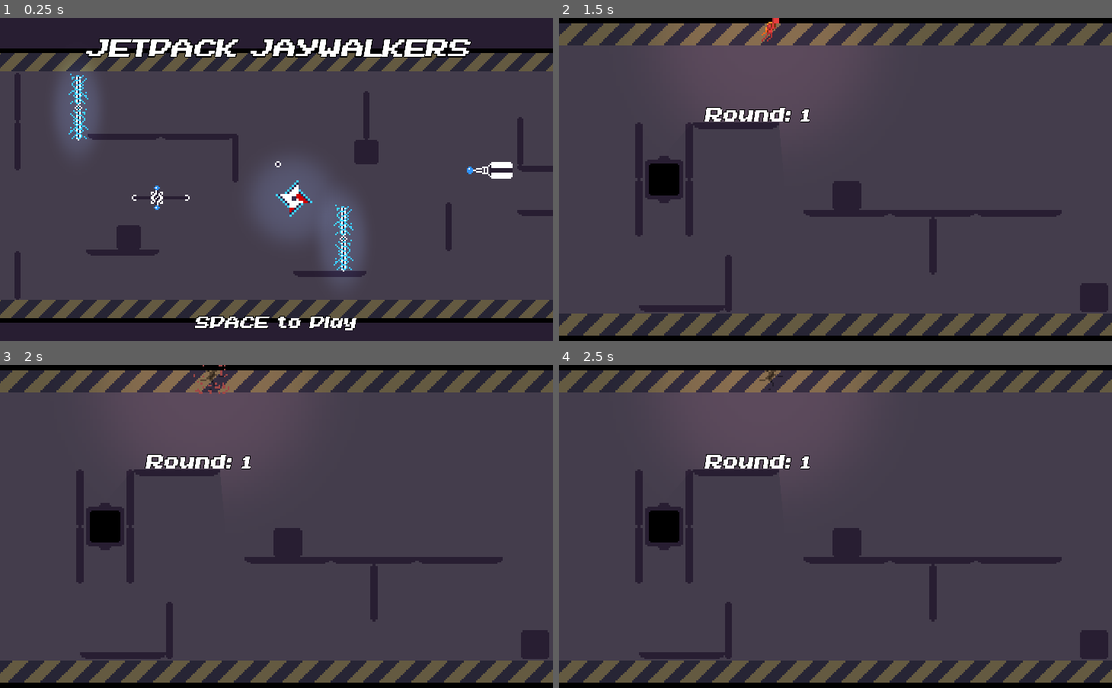
Above: before the commit, frames 1-4 (two rows, left to right).
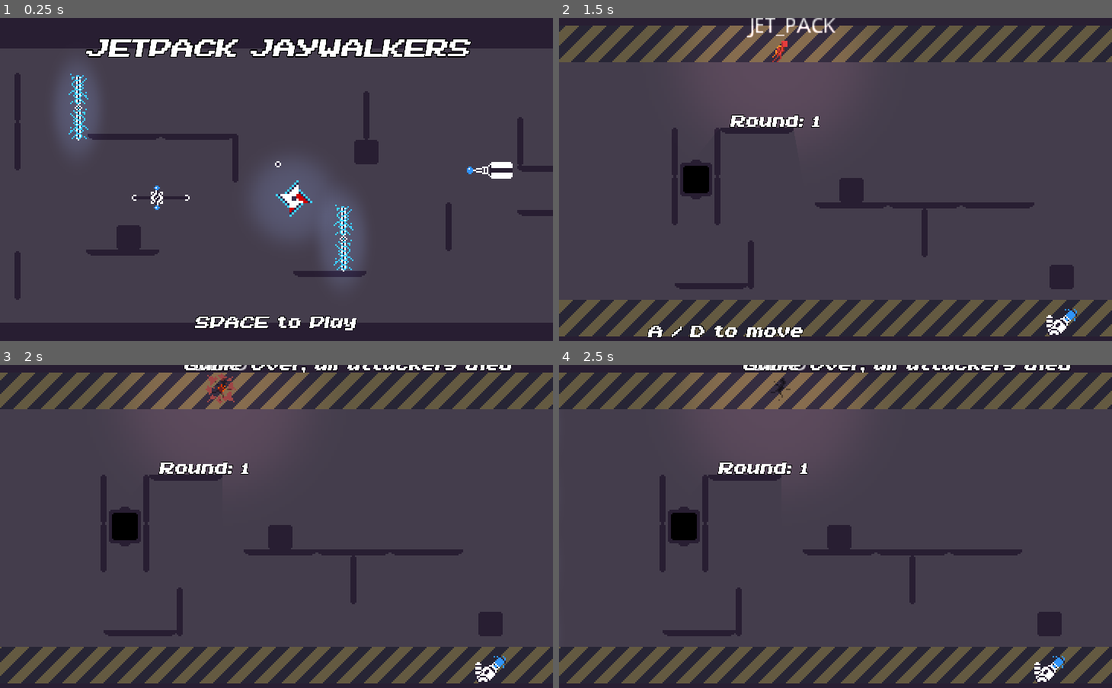
Above: after the commit, the same moments.

Repository: Wes-Ray/Jetpack-Jaywalker
Game: Godot game, scene res://menu.tscn
Two runs of this game, one before a commit and one after it. Both use one fixed random seed, a clock stepped at 60 frames per second and the inputs below.
Inputs (mouse positions are in pixels of both pictures, inside the frame that each line leads up to):
- Up to frame 1 (0.25 s): no input
- Up to frame 2 (1.5 s): tap Enter (ui_accept) at 0.5, 0.77 s; move the mouse to (957, 163) at 0.52 s; hold D (move_right) from 0.53 s (still down); click (957, 163) at 0.6 s; move the mouse to (724, 195) at 1.27 s; click (724, 195) at 1.35 s
- Up to frame 3 (2 s): keep holding D (move_right); tap Enter (ui_accept) at 1.52 s
- Up to frame 4 (2.5 s): move the mouse to (890, 455) at 2.02 s; release D (move_right) at 2.03 s; hold A (move_left) from 2.03 s (still down); click (890, 455) at 2.1 s

The runs differ from the first frame. In frame 1, 12% of the frame differs, in the area x 0-100%, y 9-95%; in frame 2, 27%, in the area x 0-100%, y 0-100%; in frame 3, 26%; in frame 4, 26%.

Commit message:
cannon sprite, animations, and chase wall

Diff:
--- /dev/null
+++ b/Cannon/Cannon.tscn
@@ -0,0 +1,138 @@
+[gd_scene load_steps=9 format=2]
+
+[ext_resource path="res://Cannon/cannon.png" type="Texture" id=1]
+[ext_resource path="res://Cannon/cannonball.png" type="Texture" id=2]
+[ext_resource path="res://Cannon/laser.png" type="Texture" id=3]
+
+[sub_resource type="CircleShape2D" id=1]
+radius = 3.0
+
+[sub_resource type="Animation" id=3]
+length = 0.001
+tracks/0/type = "value"
+tracks/0/path = NodePath("cannonball:position")
+tracks/0/interp = 1
+tracks/0/loop_wrap = true
+tracks/0/imported = false
+tracks/0/enabled = true
+tracks/0/keys = {
+"times": PoolRealArray( 0 ),
+"transitions": PoolRealArray( 1 ),
+"update": 0,
+"values": [ Vector2( 11, -14 ) ]
+}
+
+[sub_resource type="Animation" id=2]
+resource_name = "idle"
+tracks/0/type = "value"
+tracks/0/path = NodePath("cannonball:visible")
+tracks/0/interp = 1
+tracks/0/loop_wrap = true
+tracks/0/imported = false
+tracks/0/enabled = true
+tracks/0/keys = {
+"times": PoolRealArray(  ),
+"transitions": PoolRealArray(  ),
+"update": 1,
+"values": [  ]
+}
+tracks/1/type = "value"
+tracks/1/path = NodePath("laser:self_modulate")
+tracks/1/interp = 1
+tracks/1/loop_wrap = true
+tracks/1/imported = false
+tracks/1/enabled = true
+tracks/1/keys = {
+"times": PoolRealArray( 0.1 ),
+"transitions": PoolRealArray( 1 ),
+"update": 0,
+"values": [ Color( 1, 1, 1, 0 ) ]
+}
+tracks/2/type = "value"
+tracks/2/path = NodePath("cannonball:position")
+tracks/2/interp = 1
+tracks/2/loop_wrap = true
+tracks/2/imported = false
+tracks/2/enabled = true
+tracks/2/keys = {
+"times": PoolRealArray( 0 ),
+"transitions": PoolRealArray( 1 ),
+"update": 0,
+"values": [ Vector2( 7, -10 ) ]
+}
+
+[sub_resource type="Animation" id=4]
+resource_name = "project"
+length = 1.5
+tracks/0/type = "value"
+tracks/0/path = NodePath("laser:self_modulate")
+tracks/0/interp = 1
+tracks/0/loop_wrap = true
+tracks/0/imported = false
+tracks/0/enabled = true
+tracks/0/keys = {
+"times": PoolRealArray( 0, 1, 1.5 ),
+"transitions": PoolRealArray( 1, 1, 1 ),
+"update": 0,
+"values": [ Color( 1, 1, 1, 0.156863 ), Color( 1, 1, 1, 0.156863 ), Color( 1, 1, 1, 1 ) ]
+}
+
+[sub_resource type="Animation" id=5]
+resource_name = "shoot"
+length = 2.0
+tracks/0/type = "value"
+tracks/0/path = NodePath("cannonball:position")
+tracks/0/interp = 1
+tracks/0/loop_wrap = true
+tracks/0/imported = false
+tracks/0/enabled = true
+tracks/0/keys = {
+"times": PoolRealArray( 0, 2 ),
+"transitions": PoolRealArray( 1, 1 ),
+"update": 0,
+"values": [ Vector2( 16, -19 ), Vector2( 360, -363 ) ]
+}
+tracks/1/type = "value"
+tracks/1/path = NodePath("laser:self_modulate")
+tracks/1/interp = 1
+tracks/1/loop_wrap = true
+tracks/1/imported = false
+tracks/1/enabled = true
+tracks/1/keys = {
+"times": PoolRealArray( 0 ),
+"transitions": PoolRealArray( 1 ),
+"update": 0,
+"values": [ Color( 1, 1, 1, 0 ) ]
+}
+
+[node name="cannon" type="Node2D"]
+
+[node name="laser" type="Sprite" parent="."]
+self_modulate = Color( 1, 1, 1, 0 )
+position = Vector2( 12, -16 )
+rotation = -2.35619
+texture = ExtResource( 3 )
+centered = false
+offset = Vector2( -1.75, 0 )
+region_enabled = true
+region_rect = Rect2( 0, 0, 2, 600 )
+
+[node name="Sprite" type="Sprite" parent="."]
+position = Vector2( -6, -19 )
+texture = ExtResource( 1 )
+centered = false
+
+[node name="cannonball" type="Sprite" parent="."]
+position = Vector2( 11, -14 )
+texture = ExtResource( 2 )
+
+[node name="Area2D" type="Area2D" parent="cannonball"]
+
+[node name="CollisionShape2D" type="CollisionShape2D" parent="cannonball/Area2D"]
+shape = SubResource( 1 )
+
+[node name="AnimationPlayer" type="AnimationPlayer" parent="."]
+anims/RESET = SubResource( 3 )
+anims/idle = SubResource( 2 )
+anims/project = SubResource( 4 )
+anims/shoot = SubResource( 5 )
--- a/Laser/Laser.tscn
+++ b/Laser/Laser.tscn
@@ -3,7 +3,7 @@
 [ext_resource path="res://Laser/laser_gun.png" type="Texture" id=1]
 [ext_resource path="res://Laser/track.png" type="Texture" id=2]
 [ext_resource path="res://World/beam_light.png" type="Texture" id=3]
-[ext_resource path="res://Laser/laser_fire.png" type="Texture" id=4]
+[ext_resource path="res://Cannon/laser.png" type="Texture" id=4]
 [ext_resource path="res://Laser/Laser.gd" type="Script" id=5]
 [ext_resource path="res://Laser/laser.ogg" type="AudioStream" id=6]
 
--- a/Level.tscn
+++ b/Level.tscn
@@ -7,7 +7,7 @@
 [ext_resource path="res://World/wallpaper.png" type="Texture" id=5]
 [ext_resource path="res://Defense/Defense.tscn" type="PackedScene" id=6]
 [ext_resource path="res://World/flag.png" type="Texture" id=7]
-[ext_resource path="res://World/KillBoundary.tscn" type="PackedScene" id=8]
+[ext_resource path="res://World/Deathzone.tscn" type="PackedScene" id=8]
 [ext_resource path="res://World/Box.tscn" type="PackedScene" id=9]
 [ext_resource path="res://World/hatch.png" type="Texture" id=10]
 [ext_resource path="res://World/Wall.tscn" type="PackedScene" id=11]
--- a/Player/Player.tscn
+++ b/Player/Player.tscn
@@ -33,7 +33,6 @@
 
 [node name="Camera2D" type="Camera2D" parent="."]
 current = true
-zoom = Vector2( 0.85, 0.85 )
 drag_margin_v_enabled = true
 offset_h = 1.0
 drag_margin_top = 1.0
--- /dev/null
+++ b/World/Deathzone.tscn
@@ -0,0 +1,25 @@
+[gd_scene load_steps=4 format=2]
+
+[ext_resource path="res://World/KillBoundary.gd" type="Script" id=1]
+[ext_resource path="res://World/deathzone.png" type="Texture" id=2]
+
+[sub_resource type="RectangleShape2D" id=2]
+extents = Vector2( 1500, 5 )
+
+[node name="Deathzone" type="Node2D"]
+
+[node name="Sprite" type="Sprite" parent="."]
+texture = ExtResource( 2 )
+region_enabled = true
+region_rect = Rect2( 0, 0, 3000, 24 )
+
+[node name="KillBoundary" type="Area2D" parent="."]
+collision_layer = 4
+collision_mask = 2
+script = ExtResource( 1 )
+
+[node name="CollisionShape2D" type="CollisionShape2D" parent="KillBoundary"]
+position = Vector2( 0, 7 )
+shape = SubResource( 2 )
+
+[connection signal="area_entered" from="KillBoundary" to="KillBoundary" method="_on_KillBoundary_area_entered"]
--- a/World/KillBoundary.tscn
+++ /dev/null
@@ -1,17 +0,0 @@
-[gd_scene load_steps=3 format=2]
-
-[ext_resource path="res://World/KillBoundary.gd" type="Script" id=1]
-
-[sub_resource type="RectangleShape2D" id=2]
-extents = Vector2( 2000, 1 )
-
-[node name="KillBoundary" type="Area2D"]
-position = Vector2( 423, 266 )
-collision_layer = 4
-collision_mask = 2
-script = ExtResource( 1 )
-
-[node name="CollisionShape2D" type="CollisionShape2D" parent="."]
-shape = SubResource( 2 )
-
-[connection signal="area_entered" from="." to="." method="_on_KillBoundary_area_entered"]
--- /dev/null
+++ b/Zap/ChaseWall.gd
@@ -0,0 +1,12 @@
+extends Node2D
+
+export var speed := 60
+
+# Called when the node enters the scene tree for the first time.
+func _ready():
+	pass # Replace with function body.
+
+
+# Called every frame. 'delta' is the elapsed time since the previous frame.
+func _process(delta):
+	position.x += speed * delta
--- /dev/null
+++ b/Zap/ChaseWall.tscn
@@ -0,0 +1,288 @@
+[gd_scene load_steps=11 format=2]
+
+[ext_resource path="res://Zap/zap.png" type="Texture" id=1]
+[ext_resource path="res://Zap/Zap.gd" type="Script" id=2]
+[ext_resource path="res://World/circle_light.png" type="Texture" id=3]
+[ext_resource path="res://Zap/zap.ogg" type="AudioStream" id=4]
+[ext_resource path="res://Zap/ChaseWall.gd" type="Script" id=5]
+
+[sub_resource type="CapsuleShape2D" id=1]
+radius = 3.0
+height = 35.0
+
+[sub_resource type="Animation" id=2]
+resource_name = "idle"
+length = 0.8
+loop = true
+step = 0.05
+tracks/0/type = "value"
+tracks/0/path = NodePath("Sprite:frame")
+tracks/0/interp = 1
+tracks/0/loop_wrap = true
+tracks/0/imported = false
+tracks/0/enabled = true
+tracks/0/keys = {
+"times": PoolRealArray( 0, 0.15, 0.3, 0.45, 0.6, 0.75 ),
+"transitions": PoolRealArray( 1, 1, 1, 1, 1, 1 ),
+"update": 1,
+"values": [ 0, 1, 2, 0, 1, 2 ]
+}
+tracks/1/type = "audio"
+tracks/1/path = NodePath("AudioStreamPlayer2D")
+tracks/1/interp = 1
+tracks/1/loop_wrap = true
+tracks/1/imported = false
+tracks/1/enabled = true
+tracks/1/keys = {
+"clips": [ {
+"end_offset": 0.0,
+"start_offset": 0.0,
+"stream": ExtResource( 4 )
+}, {
+"end_offset": 0.0,
+"start_offset": 0.0,
+"stream": null
+} ],
+"times": PoolRealArray( 0, 0.8 )
+}
+
+[sub_resource type="Animation" id=3]
+resource_name = "idle"
+length = 0.8
+loop = true
+step = 0.05
+tracks/0/type = "value"
+tracks/0/path = NodePath("Sprite:frame")
+tracks/0/interp = 1
+tracks/0/loop_wrap = true
+tracks/0/imported = false
+tracks/0/enabled = true
+tracks/0/keys = {
+"times": PoolRealArray( 0, 0.15, 0.3, 0.45, 0.6, 0.75 ),
+"transitions": PoolRealArray( 1, 1, 1, 1, 1, 1 ),
+"update": 1,
+"values": [ 0, 1, 2, 0, 1, 2 ]
+}
+tracks/1/type = "audio"
+tracks/1/path = NodePath("AudioStreamPlayer2D")
+tracks/1/interp = 1
+tracks/1/loop_wrap = true
+tracks/1/imported = false
+tracks/1/enabled = true
+tracks/1/keys = {
+"clips": [ {
+"end_offset": 0.0,
+"start_offset": 0.0,
+"stream": ExtResource( 4 )
+}, {
+"end_offset": 0.0,
+"start_offset": 0.0,
+"stream": null
+} ],
+"times": PoolRealArray( 0, 0.8 )
+}
+
+[sub_resource type="Animation" id=4]
+resource_name = "idle"
+length = 0.8
+loop = true
+step = 0.05
+tracks/0/type = "value"
+tracks/0/path = NodePath("Sprite:frame")
+tracks/0/interp = 1
+tracks/0/loop_wrap = true
+tracks/0/imported = false
+tracks/0/enabled = true
+tracks/0/keys = {
+"times": PoolRealArray( 0, 0.15, 0.3, 0.45, 0.6, 0.75 ),
+"transitions": PoolRealArray( 1, 1, 1, 1, 1, 1 ),
+"update": 1,
+"values": [ 0, 1, 2, 0, 1, 2 ]
+}
+tracks/1/type = "audio"
+tracks/1/path = NodePath("AudioStreamPlayer2D")
+tracks/1/interp = 1
+tracks/1/loop_wrap = true
+tracks/1/imported = false
+tracks/1/enabled = true
+tracks/1/keys = {
+"clips": [ {
+"end_offset": 0.0,
+"start_offset": 0.0,
+"stream": ExtResource( 4 )
+}, {
+"end_offset": 0.0,
+"start_offset": 0.0,
+"stream": null
+} ],
+"times": PoolRealArray( 0, 0.8 )
+}
+
+[sub_resource type="Animation" id=5]
+resource_name = "idle"
+length = 0.8
+loop = true
+step = 0.05
+tracks/0/type = "value"
+tracks/0/path = NodePath("Sprite:frame")
+tracks/0/interp = 1
+tracks/0/loop_wrap = true
+tracks/0/imported = false
+tracks/0/enabled = true
+tracks/0/keys = {
+"times": PoolRealArray( 0, 0.15, 0.3, 0.45, 0.6, 0.75 ),
+"transitions": PoolRealArray( 1, 1, 1, 1, 1, 1 ),
+"update": 1,
+"values": [ 0, 1, 2, 0, 1, 2 ]
+}
+tracks/1/type = "audio"
+tracks/1/path = NodePath("AudioStreamPlayer2D")
+tracks/1/interp = 1
+tracks/1/loop_wrap = true
+tracks/1/imported = false
+tracks/1/enabled = true
+tracks/1/keys = {
+"clips": [ {
+"end_offset": 0.0,
+"start_offset": 0.0,
+"stream": ExtResource( 4 )
+}, {
+"end_offset": 0.0,
+"start_offset": 0.0,
+"stream": null
+} ],
+"times": PoolRealArray( 0, 0.8 )
+}
+
+[node name="ChaseWall" type="Node2D"]
+script = ExtResource( 5 )
+speed = 75
+
+[node name="Zap" type="Node2D" parent="."]
+position = Vector2( 1, -22 )
+script = ExtResource( 2 )
+
+[node name="Area2D" type="Area2D" parent="Zap"]
+collision_layer = 4
+collision_mask = 2
+
+[node name="CollisionShape2D" type="CollisionShape2D" parent="Zap/Area2D"]
+shape = SubResource( 1 )
+
+[node name="Sprite" type="Sprite" parent="Zap"]
+texture = ExtResource( 1 )
+hframes = 3
+frame = 2
+
+[node name="AnimationPlayer" type="AnimationPlayer" parent="Zap"]
+autoplay = "idle"
+anims/idle = SubResource( 2 )
+
+[node name="Light2D" type="Light2D" parent="Zap"]
+scale = Vector2( 0.5, 1 )
+texture = ExtResource( 3 )
+color = Color( 0.568627, 0.866667, 1, 1 )
+energy = 0.7
+
+[node name="AudioStreamPlayer2D" type="AudioStreamPlayer2D" parent="Zap"]
+stream = ExtResource( 4 )
+volume_db = -30.0
+attenuation = 60.0
+
+[node name="Zap2" type="Node2D" parent="."]
+position = Vector2( 1, -67 )
+script = ExtResource( 2 )
+
+[node name="Area2D" type="Area2D" parent="Zap2"]
+collision_layer = 4
+collision_mask = 2
+
+[node name="CollisionShape2D" type="CollisionShape2D" parent="Zap2/Area2D"]
+shape = SubResource( 1 )
+
+[node name="Sprite" type="Sprite" parent="Zap2"]
+texture = ExtResource( 1 )
+hframes = 3
+frame = 2
+
+[node name="AnimationPlayer" type="AnimationPlayer" parent="Zap2"]
+autoplay = "idle"
+anims/idle = SubResource( 3 )
+
+[node name="Light2D" type="Light2D" parent="Zap2"]
+scale = Vector2( 0.5, 1 )
+texture = ExtResource( 3 )
+color = Color( 0.568627, 0.866667, 1, 1 )
+energy = 0.7
+
+[node name="AudioStreamPlayer2D" type="AudioStreamPlayer2D" parent="Zap2"]
+stream = ExtResource( 4 )
+volume_db = -30.0
+attenuation = 60.0
+
+[node name="Zap3" type="Node2D" parent="."]
+position = Vector2( 1, 23 )
+script = ExtResource( 2 )
+
+[node name="Area2D" type="Area2D" parent="Zap3"]
+collision_layer = 4
+collision_mask = 2
+
+[node name="CollisionShape2D" type="CollisionShape2D" parent="Zap3/Area2D"]
+shape = SubResource( 1 )
+
+[node name="Sprite" type="Sprite" parent="Zap3"]
+texture = ExtResource( 1 )
+hframes = 3
+frame = 2
+
+[node name="AnimationPlayer" type="AnimationPlayer" parent="Zap3"]
+autoplay = "idle"
+anims/idle = SubResource( 4 )
+
+[node name="Light2D" type="Light2D" parent="Zap3"]
+scale = Vector2( 0.5, 1 )
+texture = ExtResource( 3 )
+color = Color( 0.568627, 0.866667, 1, 1 )
+energy = 0.7
+
+[node name="AudioStreamPlayer2D" type="AudioStreamPlayer2D" parent="Zap3"]
+stream = ExtResource( 4 )
+volume_db = -30.0
+attenuation = 60.0
+
+[node name="Zap4" type="Node2D" parent="."]
+position = Vector2( 1, 68 )
+script = ExtResource( 2 )
+
+[node name="Area2D" type="Area2D" parent="Zap4"]
+collision_layer = 4
+collision_mask = 2
+
+[node name="CollisionShape2D" type="CollisionShape2D" parent="Zap4/Area2D"]
+shape = SubResource( 1 )
+
+[node name="Sprite" type="Sprite" parent="Zap4"]
+texture = ExtResource( 1 )
+hframes = 3
+frame = 2
+
+[node name="AnimationPlayer" type="AnimationPlayer" parent="Zap4"]
+autoplay = "idle"
+anims/idle = SubResource( 5 )
+
+[node name="Light2D" type="Light2D" parent="Zap4"]
+scale = Vector2( 0.5, 1 )
+texture = ExtResource( 3 )
+color = Color( 0.568627, 0.866667, 1, 1 )
+energy = 0.7
+
+[node name="AudioStreamPlayer2D" type="AudioStreamPlayer2D" parent="Zap4"]
+stream = ExtResource( 4 )
+volume_db = -30.0
+attenuation = 60.0
+
+[connection signal="area_entered" from="Zap/Area2D" to="Zap" method="_on_Area2D_area_entered"]
+[connection signal="area_entered" from="Zap2/Area2D" to="Zap2" method="_on_Area2D_area_entered"]
+[connection signal="area_entered" from="Zap3/Area2D" to="Zap3" method="_on_Area2D_area_entered"]
+[connection signal="area_entered" from="Zap4/Area2D" to="Zap4" method="_on_Area2D_area_entered"]
--- a/Zap/Zap.tscn
+++ b/Zap/Zap.tscn
@@ -46,6 +46,7 @@
 }
 
 [node name="Zap" type="Node2D"]
+position = Vector2( 1, 0 )
 script = ExtResource( 2 )
 
 [node name="Area2D" type="Area2D" parent="."]
--- /dev/null
+++ b/cannon_level.tscn
@@ -0,0 +1,289 @@
+[gd_scene load_steps=18 format=2]
+
+[ext_resource path="res://INVASION2000.TTF" type="DynamicFontData" id=1]
+[ext_resource path="res://World/flag.png" type="Texture" id=2]
+[ext_resource path="res://World/Box.tscn" type="PackedScene" id=3]
+[ext_resource path="res://Zap/Zap.tscn" type="PackedScene" id=4]
+[ext_resource path="res://Zap/ChaseWall.tscn" type="PackedScene" id=5]
+[ext_resource path="res://World/Platform.tscn" type="PackedScene" id=6]
+[ext_resource path="res://World/Wall.tscn" type="PackedScene" id=7]
+[ext_resource path="res://World/Deathzone.tscn" type="PackedScene" id=8]
+[ext_resource path="res://World/Floor.tscn" type="PackedScene" id=9]
+[ext_resource path="res://Defense/Defense.tscn" type="PackedScene" id=10]
+[ext_resource path="res://World/hatch.png" type="Texture" id=11]
+[ext_resource path="res://Main.gd" type="Script" id=12]
+[ext_resource path="res://Cannon/Cannon.tscn" type="PackedScene" id=13]
+[ext_resource path="res://World/wallpaper.png" type="Texture" id=14]
+
+[sub_resource type="RectangleShape2D" id=1]
+
+[sub_resource type="DynamicFont" id=2]
+size = 64
+outline_size = 2
+outline_color = Color( 0, 0, 0, 1 )
+font_data = ExtResource( 1 )
+
+[sub_resource type="Theme" id=3]
+default_font = SubResource( 2 )
+
+[node name="Main" type="Node2D"]
+script = ExtResource( 12 )
+
+[node name="SpawnPosition" type="Position2D" parent="."]
+position = Vector2( 307, 328 )
+
+[node name="Sprite" type="Sprite" parent="SpawnPosition"]
+texture = ExtResource( 11 )
+
+[node name="Defense" parent="." instance=ExtResource( 10 )]
+position = Vector2( 551, 343 )
+
+[node name="AttackerGoal" type="Area2D" parent="."]
+position = Vector2( 1441, 334 )
+collision_layer = 4
+collision_mask = 2
+
+[node name="CollisionShape2D" type="CollisionShape2D" parent="AttackerGoal"]
+shape = SubResource( 1 )
+
+[node name="Sprite" type="Sprite" parent="AttackerGoal"]
+position = Vector2( -1, 0 )
+texture = ExtResource( 2 )
+
+[node name="Wallpaper" type="Sprite" parent="."]
+position = Vector2( 282, 326 )
+z_index = -1
+texture = ExtResource( 14 )
+region_enabled = true
+region_rect = Rect2( 0, 0, 4000, 180 )
+
+[node name="Ceiling" parent="." instance=ExtResource( 9 )]
+position = Vector2( 282, 127 )
+scale = Vector2( 1000, 50 )
+
+[node name="Floor" parent="." instance=ExtResource( 9 )]
+position = Vector2( 282, 531 )
+scale = Vector2( 1000, 50 )
+
+[node name="Platform" parent="." instance=ExtResource( 6 )]
+position = Vector2( 457, 345 )
+
+[node name="Platform2" parent="." instance=ExtResource( 6 )]
+position = Vector2( 317, 398 )
+
+[node name="Platform3" parent="." instance=ExtResource( 6 )]
+position = Vector2( 409, 345 )
+
+[node name="Platform10" parent="." instance=ExtResource( 6 )]
+position = Vector2( 347, 296 )
+
+[node name="Platform4" parent="." instance=ExtResource( 6 )]
+position = Vector2( 505, 345 )
+
+[node name="Platform5" parent="." instance=ExtResource( 6 )]
+position = Vector2( 620, 360 )
+
+[node name="Platform6" parent="." instance=ExtResource( 6 )]
+position = Vector2( 620, 310 )
+
+[node name="Platform7" parent="." instance=ExtResource( 6 )]
+position = Vector2( 668, 360 )
+
+[node name="Platform8" parent="." instance=ExtResource( 6 )]
+position = Vector2( 812, 369 )
+
+[node name="Platform9" parent="." instance=ExtResource( 6 )]
+position = Vector2( 948, 383 )
+
+[node name="Platform11" parent="." instance=ExtResource( 6 )]
+position = Vector2( 1442, 346 )
+
+[node name="Platform12" parent="." instance=ExtResource( 6 )]
+position = Vector2( 1191, 343 )
+
+[node name="Platform13" parent="." instance=ExtResource( 6 )]
+position = Vector2( 1191, 314 )
+
+[node name="Platform15" parent="." instance=ExtResource( 6 )]
+position = Vector2( 1297, 384 )
+
+[node name="Platform16" parent="." instance=ExtResource( 6 )]
+position = Vector2( 1143, 314 )
+
+[node name="Platform17" parent="." instance=ExtResource( 6 )]
+position = Vector2( 1095, 314 )
+
+[node name="Platform18" parent="." instance=ExtResource( 6 )]
+position = Vector2( 1095, 343 )
+
+[node name="Platform19" parent="." instance=ExtResource( 6 )]
+position = Vector2( 813, 293 )
+
+[node name="Platform20" parent="." instance=ExtResource( 6 )]
+position = Vector2( 861, 293 )
+
+[node name="Platform14" parent="." instance=ExtResource( 6 )]
+position = Vector2( 1143, 343 )
+
+[node name="Wall" parent="." instance=ExtResource( 7 )]
+position = Vector2( 1213, 361 )
+
+[node name="Wall3" parent="." instance=ExtResource( 7 )]
+position = Vector2( 457, 363 )
+
+[node name="Wall13" parent="." instance=ExtResource( 7 )]
+position = Vector2( 321, 310 )
+
+[node name="Wall14" parent="." instance=ExtResource( 7 )]
+position = Vector2( 321, 342 )
+
+[node name="Wall16" parent="." instance=ExtResource( 7 )]
+position = Vector2( 293, 310 )
+
+[node name="Wall17" parent="." instance=ExtResource( 7 )]
+position = Vector2( 293, 342 )
+
+[node name="Wall15" parent="." instance=ExtResource( 7 )]
+position = Vector2( 343, 384 )
+
+[node name="Wall4" parent="." instance=ExtResource( 7 )]
+position = Vector2( 594, 305 )
+
+[node name="Wall5" parent="." instance=ExtResource( 7 )]
+position = Vector2( 743, 267 )
+
+[node name="Wall6" parent="." instance=ExtResource( 7 )]
+position = Vector2( 743, 384 )
+
+[node name="Wall7" parent="." instance=ExtResource( 7 )]
+position = Vector2( 743, 299 )
+
+[node name="Wall2" parent="." instance=ExtResource( 7 )]
+position = Vector2( 1073, 296 )
+
+[node name="Wall11" parent="." instance=ExtResource( 7 )]
+position = Vector2( 1319, 282 )
+
+[node name="Wall8" parent="." instance=ExtResource( 7 )]
+position = Vector2( 886, 307 )
+
+[node name="Wall9" parent="." instance=ExtResource( 7 )]
+position = Vector2( 972, 279 )
+
+[node name="Wall10" parent="." instance=ExtResource( 7 )]
+position = Vector2( 1026, 352 )
+
+[node name="Zap" parent="." instance=ExtResource( 4 )]
+position = Vector2( 1464, 304 )
+
+[node name="Zap2" parent="." instance=ExtResource( 4 )]
+position = Vector2( 1464, 349 )
+
+[node name="Zap3" parent="." instance=ExtResource( 4 )]
+position = Vector2( 1464, 394 )
+
+[node name="Zap4" parent="." instance=ExtResource( 4 )]
+position = Vector2( 1464, 259 )
+
+[node name="Box" parent="." instance=ExtResource( 3 )]
+position = Vector2( 972, 303 )
+
+[node name="Box2" parent="." instance=ExtResource( 3 )]
+position = Vector2( 816, 359 )
+
+[node name="Box3" parent="." instance=ExtResource( 3 )]
+position = Vector2( 614, 300 )
+
+[node name="Box4" parent="." instance=ExtResource( 3 )]
+position = Vector2( 409, 335 )
+
+[node name="Box5" parent="." instance=ExtResource( 3 )]
+position = Vector2( 1119, 378 )
+
+[node name="Box7" parent="." instance=ExtResource( 3 )]
+position = Vector2( 1261, 313 )
+
+[node name="Box8" parent="." instance=ExtResource( 3 )]
+position = Vector2( 1296, 348 )
+
+[node name="Box6" parent="." instance=ExtResource( 3 )]
+position = Vector2( 547, 392 )
+
+[node name="DeathzoneTop" parent="." instance=ExtResource( 8 )]
+position = Vector2( 860, 239 )
+scale = Vector2( -1, -1 )
+z_index = -1
+
+[node name="DeathzoneBottom" parent="." instance=ExtResource( 8 )]
+position = Vector2( 860, 419 )
+z_index = -1
+
+[node name="Wall12" parent="." instance=ExtResource( 7 )]
+position = Vector2( -58, 339 )
+scale = Vector2( 1, 10 )
+
+[node name="PlayerHelp" type="Label" parent="."]
+margin_left = 231.0
+margin_top = 420.0
+margin_right = 1189.0
+margin_bottom = 621.0
+rect_scale = Vector2( 0.2, 0.2 )
+theme = SubResource( 3 )
+text = "A / D to move
+SPACE to jump / jetpack"
+align = 1
+
+[node name="UI" type="Label" parent="."]
+margin_left = 264.0
+margin_top = 282.0
+margin_right = 1222.0
+margin_bottom = 483.0
+rect_scale = Vector2( 0.2, 0.2 )
+theme = SubResource( 3 )
+text = "Round: "
+align = 1
+
+[node name="GameOverOffense" type="Label" parent="."]
+visible = false
+margin_left = 310.0
+margin_top = 214.0
+margin_right = 1750.0
+margin_bottom = 415.0
+rect_scale = Vector2( 0.2, 0.2 )
+theme = SubResource( 3 )
+text = "Game Over, offense made it to the goal"
+align = 1
+
+[node name="GameOverDefense" type="Label" parent="."]
+visible = false
+margin_left = 310.0
+margin_top = 214.0
+margin_right = 1750.0
+margin_bottom = 415.0
+rect_scale = Vector2( 0.2, 0.2 )
+theme = SubResource( 3 )
+text = "Game Over, all attackers died"
+align = 1
+
+[node name="DefenseHelp" type="Label" parent="."]
+visible = false
+margin_left = 401.0
+margin_top = 420.0
+margin_right = 1359.0
+margin_bottom = 689.0
+rect_scale = Vector2( 0.2, 0.2 )
+theme = SubResource( 3 )
+text = "A / D to pan camera
+MOUSE to move trap
+( 1 to skip if stuck )
+"
+align = 1
+
+[node name="cannon" parent="." instance=ExtResource( 13 )]
+position = Vector2( 542, 431 )
+
+[node name="ChaseWall" parent="." instance=ExtResource( 5 )]
+position = Vector2( 55, 329 )
+speed = 80
+
+[connection signal="area_entered" from="AttackerGoal" to="." method="_on_AttackerGoal_area_entered"]
--- a/splash.gd
+++ b/splash.gd
@@ -1,7 +1,7 @@
 extends Node2D
 
 
-const main_preload := preload("res://Level.tscn")
+const main_preload := preload("res://cannon_level.tscn")
 
 
 # Called every frame. 'delta' is the elapsed time since the previous frame.
Binary file added: Cannon/cannon.ase
Binary file added: Cannon/cannon.png
Not shown, changed: Cannon/cannon.png.import
Binary file added: Cannon/cannonball.png
Not shown, added: Cannon/cannonball.png.import
Renamed: Laser/laser_fire.png -> Cannon/laser.png
Not shown, added: Cannon/laser.png.import
Binary file added: Laser/laser.png
Not shown, added: Laser/laser.png.import
Binary file added: World/deathzone.png
Not shown, added: World/deathzone.png.import
Binary file changed: World/wallpaper.png
